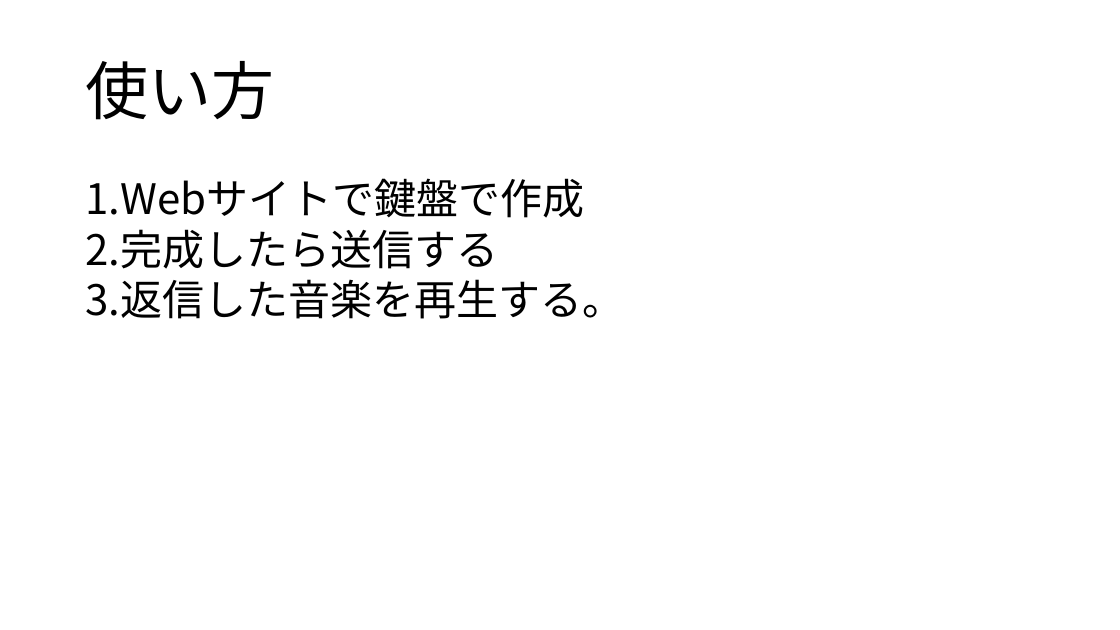
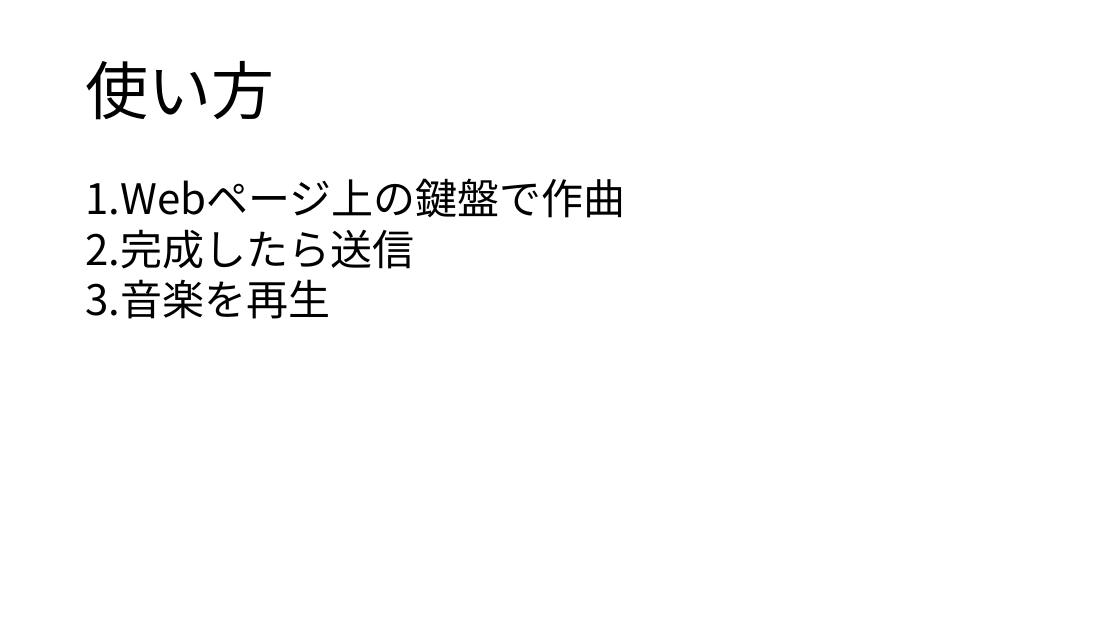
Before and after one commit to yoshitake266/bitComposer_prj, a slide deck: slide 5 of presentation/bit Composer.pptx. Drawn at 1120x630 pixels with LibreOffice and Linux fonts; fonts in the diff are those of the drawing. Boxes give left, top, right and bottom in pixels: in the first picture for what was removed or moved away, otherwise in the second. Text is boxed around its words. In the diff, an @@ line names an element or a change of style, - is before the commit and + after.

Commit message:
edit powerpoint

```diff
--- a/presentation/bit Composer.pptx
+++ b/presentation/bit Composer.pptx
@@ text at [85, 178, 625, 319]: text changed @@
-1. Webサイトで鍵盤で作成
-2. 完成したら送信する
-3. 返信した音楽を再生する。
+1. Webページ上の鍵盤で作曲
+2. 完成したら送信
+3. 音楽を再生
```
Also in this commit, not shown: 3 other slides changed.
